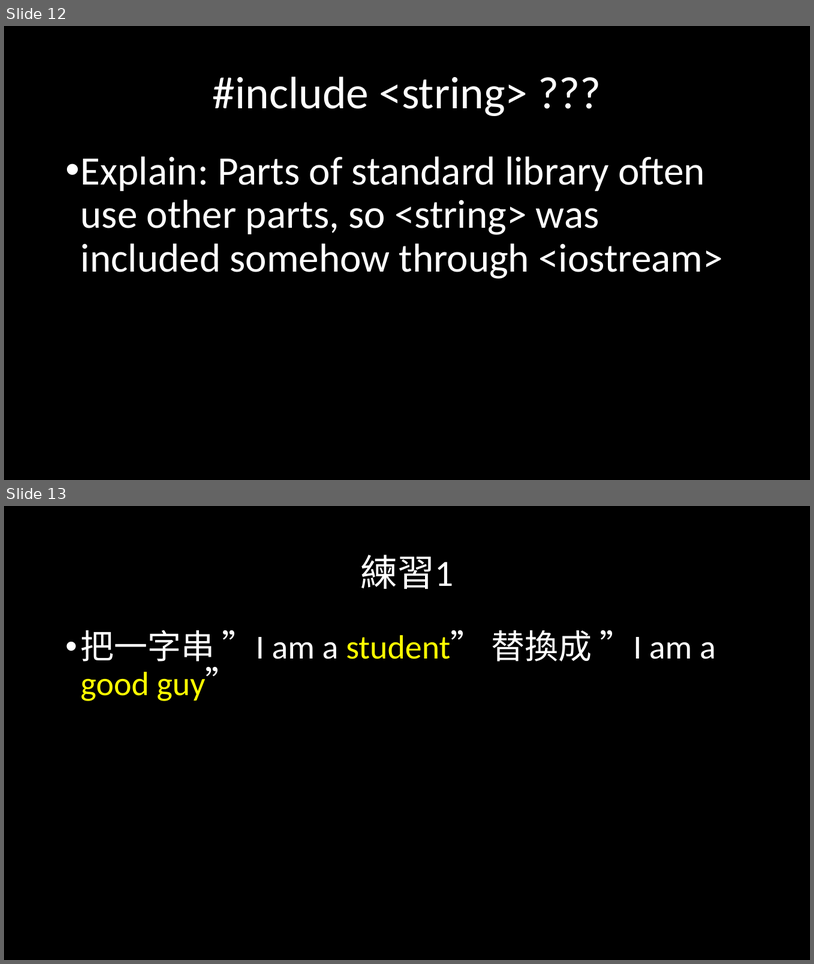
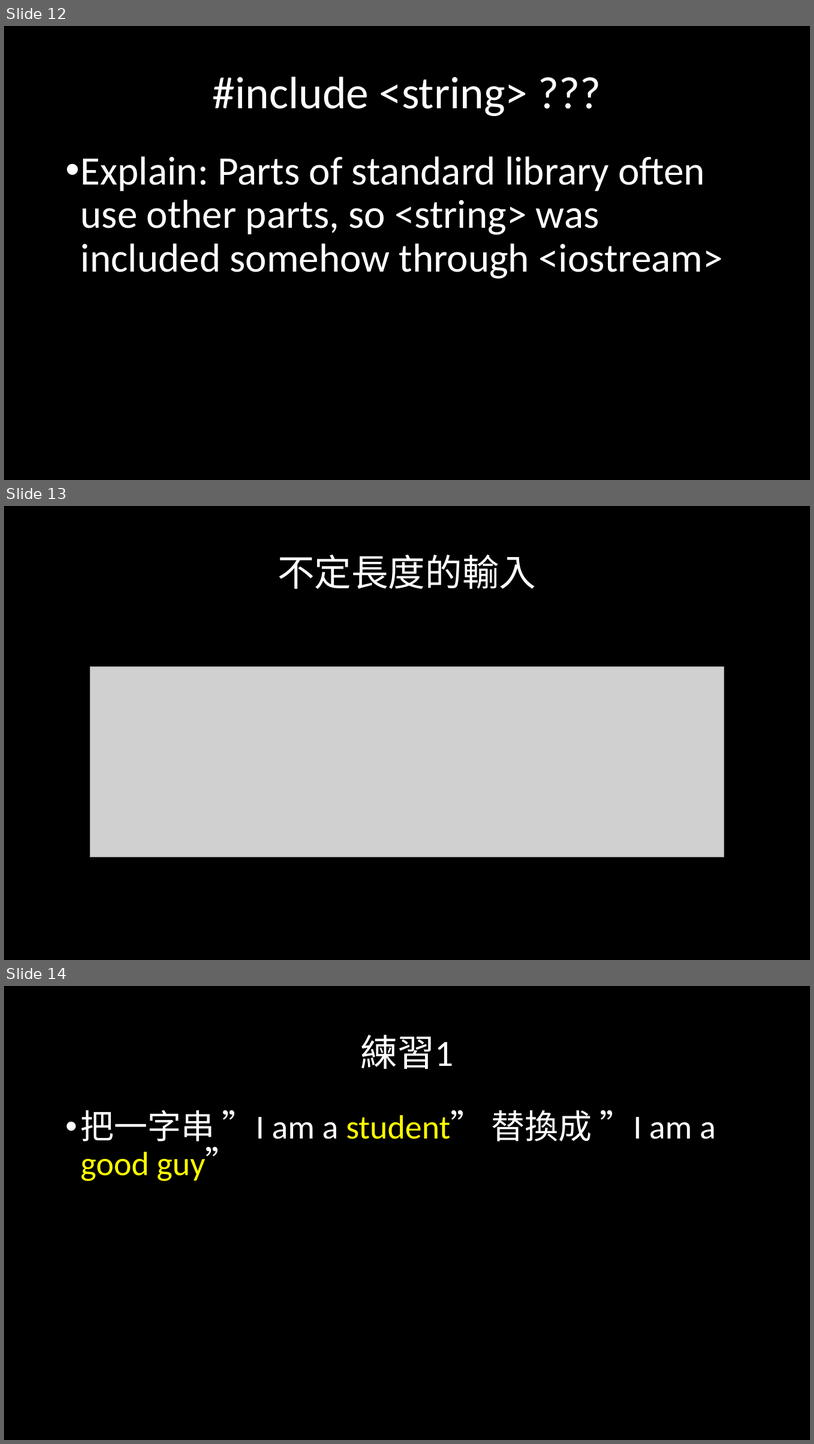
Before and after one commit to weermark/class, a slide deck: practical_class/class_ppt/0505程一實習.pptx. Shown one above the other, each under a label of ours: slides 12 and 13 before the commit, slides 12, 13 and 14 after it. The pictures are 814x964 and 814x1444 pixels, drawn with LibreOffice and Linux fonts; fonts in the diff are those of the drawing; grey boxes stand for pictures. Boxes give left, top, right and bottom in pixels: in the first picture for what was removed or moved away, otherwise in the second. Text is boxed around its words. In the diff, an @@ line names an element or a change of style, - is before the commit and + after.

```diff
--- a/practical_class/class_ppt/0505程一實習.pptx
+++ b/practical_class/class_ppt/0505程一實習.pptx
@@ slide 13 added at (4, 506, 810, 960), background #000000 @@
@@ title added at (278, 555, 536, 589), 44 pt, text #FFFFFF @@
+不定長度的輸入
@@ picture added at (90, 666, 725, 857) @@
@@ what was slide 13 is now slide 14 @@
```
Also in this commit, not shown: 2 other files.
